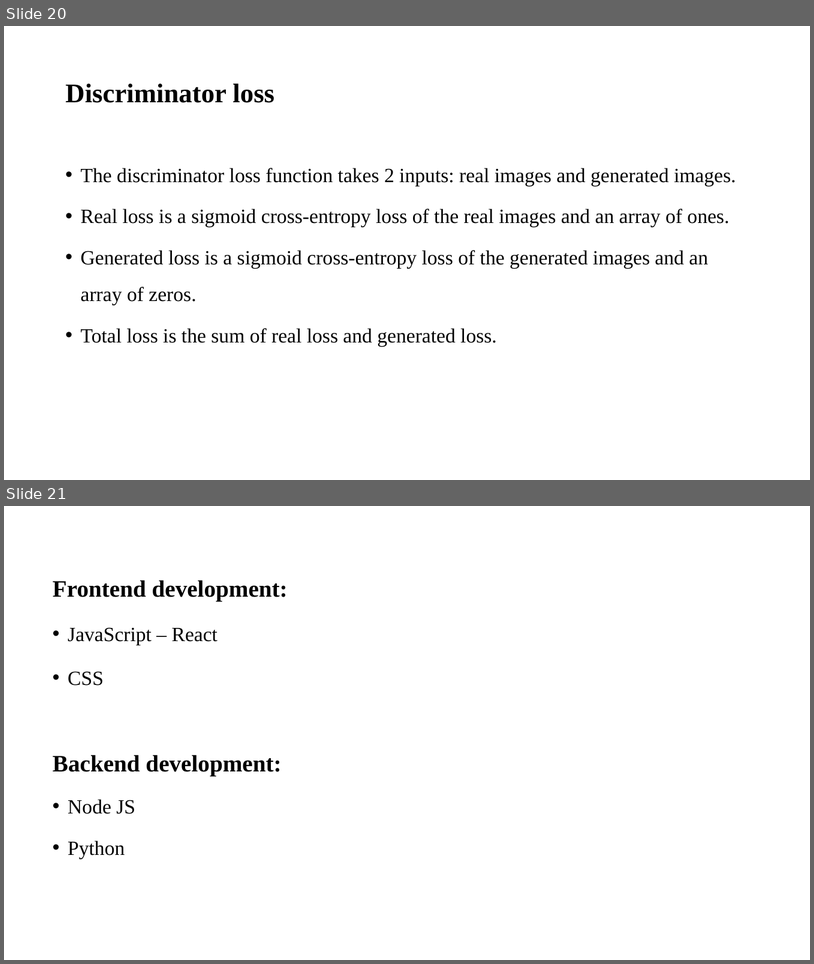
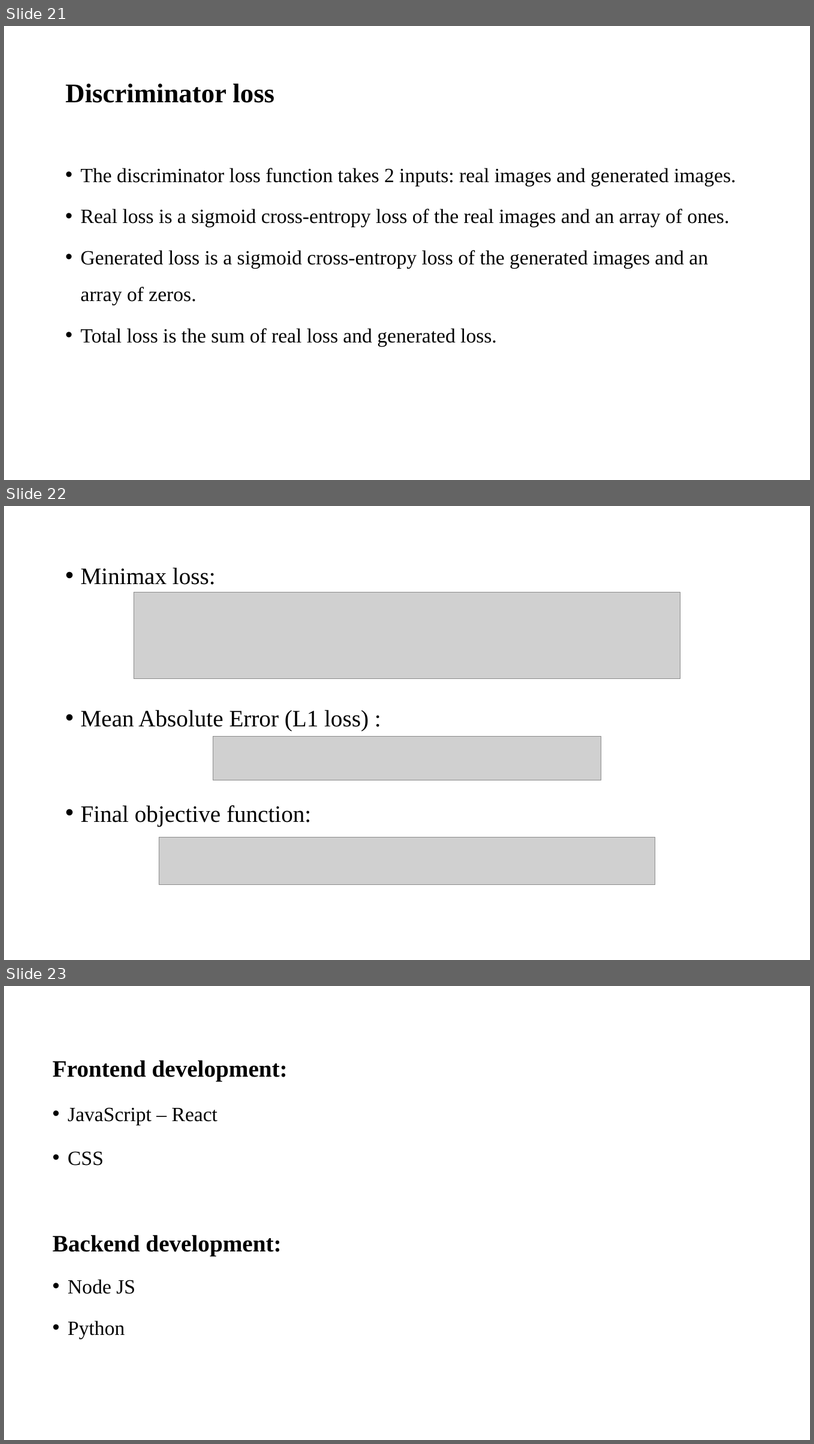
Before and after one commit to sujanW0W/MajorProject, a slide deck: Image Inpainting/Image inpainting.pptx. Shown one above the other, each under a label of ours: slides 20 and 21 before the commit, slides 21, 22 and 23 after it. The pictures are 814x964 and 814x1444 pixels, drawn with LibreOffice and Linux fonts; fonts in the diff are those of the drawing; grey boxes stand for pictures. Boxes give left, top, right and bottom in pixels: in the first picture for what was removed or moved away, otherwise in the second. Text is boxed around its words. In the diff, an @@ line names an element or a change of style, - is before the commit and + after.

```diff
--- a/Image Inpainting/Image inpainting.pptx
+++ b/Image Inpainting/Image inpainting.pptx
@@ slide 22 added at box(4, 506, 810, 960), background #FFFFFF @@
@@ text added at box(81, 567, 369, 826), 28 pt, text #000000 @@
+• Minimax loss:
+• Mean Absolute Error (L1 loss) :
+• Final objective function:
@@ picture added at box(134, 592, 681, 679) @@
@@ picture added at box(213, 736, 602, 780) @@
@@ picture added at box(159, 837, 656, 884) @@
@@ what was slide 20 is now slide 21 @@
@@ what was slide 21 is now slide 23 @@
```
Also in this commit, not shown: 4 slides changed, 4 other slides added, 3 slides removed, 1 other file.
